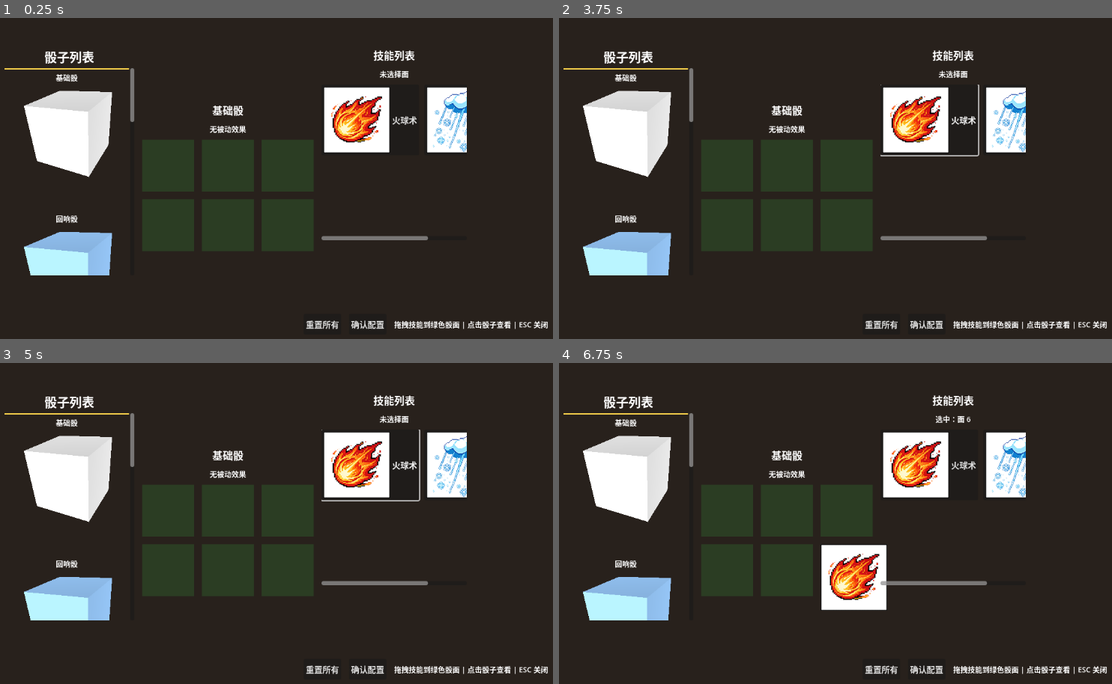
Above: before the commit, frames 1-4 (two rows, left to right).
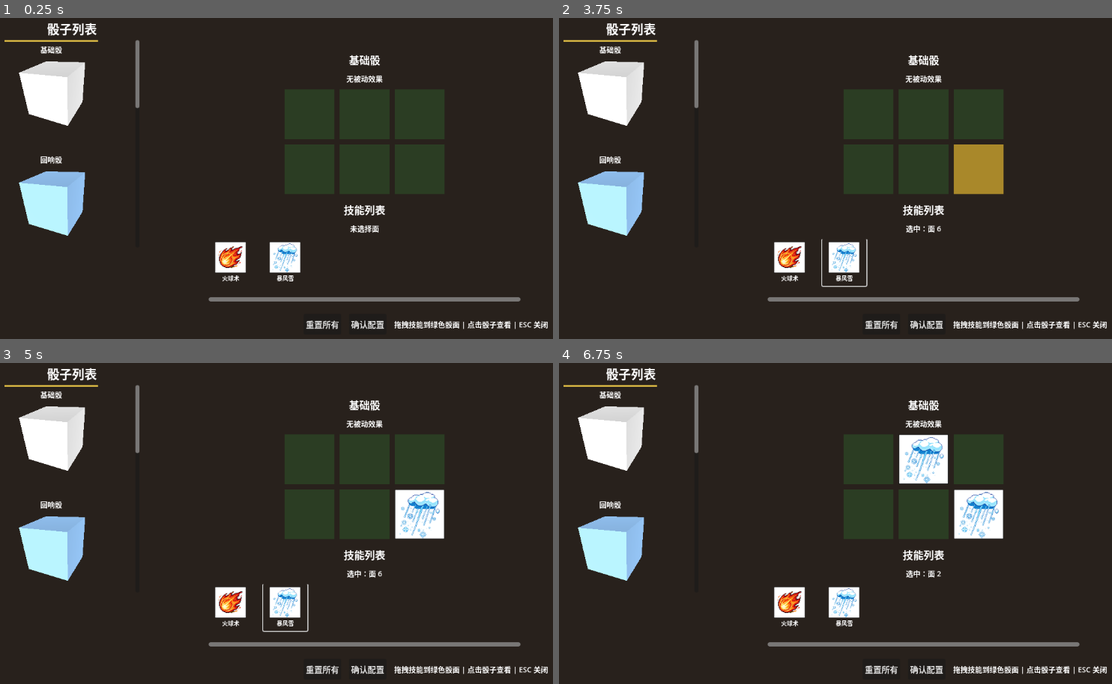
Above: after the commit, the same moments.

Repository: Beezui/trae_godot_dice
Game: Godot game, scene res://scenes/ui/skill_equip_ui_new.tscn
Two runs of this game, one before a commit and one after it. Both use one fixed random seed, a clock stepped at 60 frames per second and the inputs below. This scene is started directly instead of the project's main scene.
Inputs (mouse positions are in pixels of both pictures, inside the frame that each line leads up to; where the layout moved, square brackets give the same spot in the first picture):
- Up to frame 1 (0.25 s): no input
- Up to frame 2 (3.75 s): click (791, 261) [929, 120] at 0.5 s; click (846, 261) [1034, 120] at 1.25 s; click "重置所有" at 2 s; click "确认配置" at 2.75 s; tap Enter (ui_accept) at 3.5 s; move the mouse to (984, 159) at 3.52 s; hold Up (ui_up) from 3.53 s (still down); tap 1 at 3.6 s; click (984, 159) at 3.67 s
- Up to frame 3 (5 s): tap Enter (ui_accept) at 3.77, 4.25 s; release Up (ui_up) at 4.25 s; drag from (171, 539) to (265, 587) at 4.27 s
- Up to frame 4 (6.75 s): tap Enter (ui_accept) at 5, 5.75, 6.5 s; move the mouse to (912, 449) at 5.02 s; hold Up (ui_up) 5.03-5.75 s; tap 3 at 5.1 s; click (912, 449) at 5.17 s; drag from (824, 587) to (675, 472) at 5.77 s; move the mouse to (1034, 571) at 6.52 s; hold A from 6.53 s (still down); tap 5 at 6.6 s; click (1034, 571) at 6.67 s

The runs differ from the first frame. In frame 1, 29% of the frame differs, in the area x 0-95%, y 1-89%; in frame 2, 29%; in frame 3, 29%; in frame 4, 29%.

Commit message:
feat: 优化技能装配 UI 布局和尺寸
- 修复骰面插槽图标尺寸问题 (64x64 → 96x96)
- 放大技能列表图标 (50x50 → 60x60)
- 调整骰子 3D 视口尺寸 (240x240 → 180x180)
- 缩小左面板宽度 (300 → 260)
- 记录 layout_mode 导致尺寸失控的修复经验

Diff:
--- a/scenes/ui/skill_equip_ui_new.gd
+++ b/scenes/ui/skill_equip_ui_new.gd
@@ -19,7 +19,8 @@
 
 # 状态
 var selected_instance_id: int = -1  # 当前选中的骰子实例 ID
-var selected_face_index: int = -1   # 当前选中的骰子面 (0-5)
+var selected_face_index: int = -1
+# 当前选中的骰子面 (0-5)
 
 # 缓存
 var dice_buttons = {}      # { instance_id: Button }
@@ -35,11 +36,11 @@
 		print_tree()
 		return
 
-	dice_info_label = $MainContainer/CenterPanel/DiceInfoLabel as Label
-	effect_label = $MainContainer/CenterPanel/EffectLabel as Label
-	skill_grid_container = $MainContainer/RightPanel/SkillScrollContainer/SkillGridContainer as GridContainer
-	selected_face_label = $MainContainer/RightPanel/SelectedFaceLabel as Label
-	face_grid_container = $MainContainer/CenterPanel/FaceGridContainer as VBoxContainer
+	dice_info_label = $MainContainer/RightPanel/FaceGridContainer/DiceInfoLabel as Label
+	effect_label = $MainContainer/RightPanel/FaceGridContainer/EffectLabel as Label
+	skill_grid_container = $MainContainer/RightPanel/SkillPanel/SkillScrollContainer/SkillGridContainer as GridContainer
+	selected_face_label = $MainContainer/RightPanel/SkillPanel/SelectedFaceLabel as Label
+	face_grid_container = $MainContainer/RightPanel/FaceGridContainer as VBoxContainer
 
 	_init_face_slots()
 	_setup_ui()
@@ -148,7 +149,7 @@
 	# 创建 SubViewport（渲染 3D 内容）
 	var viewport = SubViewport.new()
 	viewport.name = "DiceViewport"
-	viewport.size = Vector2(240, 240)  # 视窗尺寸
+	viewport.size = Vector2(180, 180)  # 视窗尺寸
 	viewport.transparent_bg = true
 	viewport.canvas_item_default_texture_filter = CanvasItem.TEXTURE_FILTER_NEAREST
 	viewport.render_target_update_mode = SubViewport.UPDATE_ALWAYS
@@ -160,7 +161,7 @@
 	# 使用 SubViewportContainer 包裹 SubViewport
 	var sv_container = SubViewportContainer.new()
 	sv_container.name = "DiceSubViewportContainer"
-	sv_container.custom_minimum_size = Vector2(240, 240)
+	sv_container.custom_minimum_size = Vector2(180, 180)
 	sv_container.size_flags_horizontal = Control.SIZE_SHRINK_CENTER
 	sv_container.size_flags_vertical = Control.SIZE_FILL
 	sv_container.stretch = true
@@ -446,10 +447,14 @@
 
 	var texture_rect = TextureRect.new()
 	texture_rect.texture = load(icon_path)
-	texture_rect.stretch_mode = TextureRect.STRETCH_KEEP_ASPECT_CENTERED
-	texture_rect.size_flags_horizontal = Control.SIZE_EXPAND_FILL
-	texture_rect.size_flags_vertical = Control.SIZE_EXPAND_FILL
+	texture_rect.stretch_mode = TextureRect.STRETCH_KEEP_ASPECT_CENTERED  # 保持_aspect_居中
+	texture_rect.expand_mode = TextureRect.EXPAND_IGNORE_SIZE
+	texture_rect.size = Vector2(96, 96)  # 与插槽尺寸一致
+	texture_rect.position = Vector2.ZERO
 	slot.add_child(texture_rect)
+
+	# 调试输出：检查插槽和图标尺寸
+	print("【技能 UI】设置插槽纹理：slot size=", slot.size, " custom_min_size=", slot.custom_minimum_size, " texture size=", texture_rect.size)
 
 
 ## 刷新技能列表
@@ -485,16 +490,57 @@
 func _create_skill_button(skill_id: String) -> Button:
 	var button = Button.new()
 	button.name = "SkillBtn_%s" % skill_id
-	button.custom_minimum_size = Vector2(80, 50)
-	button.text = _get_skill_name(skill_id)
-	button.tooltip_text = "%s\n(ID: %s)\n点击或拖拽到骰面配置" % [_get_skill_name(skill_id), skill_id]
-
-	# 加载技能图标
+	button.custom_minimum_size = Vector2(85, 90)
+	button.text = ""
+	button.flat = true  # 移除按钮默认背景
+
+	# 布局：VBoxContainer（图标在上，名字在下）
+	var vbox = VBoxContainer.new()
+	vbox.name = "VBox"
+	vbox.set_anchors_preset(Control.PRESET_FULL_RECT)
+	vbox.add_theme_constant_override("separation", 2)  # 减小间距
+	vbox.alignment = BoxContainer.ALIGNMENT_CENTER  # 子节点水平居中
+	vbox.mouse_filter = Control.MOUSE_FILTER_IGNORE  # 不阻挡点击
+	button.add_child(vbox)
+
+	# 图标容器（固定高度 50）
+	var icon_container = Control.new()
+	icon_container.name = "IconContainer"
+	icon_container.custom_minimum_size = Vector2(60, 60)
+	icon_container.size_flags_horizontal = Control.SIZE_SHRINK_CENTER
+	icon_container.size_flags_vertical = 0  # 不垂直扩展
+	icon_container.mouse_filter = Control.MOUSE_FILTER_IGNORE  # 不阻挡点击
+	vbox.add_child(icon_container)
+
+	# 图标
+	var icon_tex = null
 	var icon_path = _get_skill_icon_path(skill_id)
 	if icon_path and FileAccess.file_exists(icon_path):
-		var tex = load(icon_path)
-		if tex:
-			button.icon = tex
+		icon_tex = load(icon_path)
+	if icon_tex:
+		var icon_rect = TextureRect.new()
+		icon_rect.name = "SkillIcon"
+		icon_rect.texture = icon_tex
+		icon_rect.stretch_mode = TextureRect.STRETCH_KEEP_ASPECT_CENTERED
+		icon_rect.expand_mode = TextureRect.EXPAND_IGNORE_SIZE
+		icon_rect.size = Vector2(60, 60)
+		icon_rect.position = Vector2.ZERO
+		icon_rect.mouse_filter = Control.MOUSE_FILTER_IGNORE  # 不阻挡点击
+		icon_container.add_child(icon_rect)
+
+	# 技能名
+	var name_label = Label.new()
+	name_label.name = "SkillName"
+	name_label.text = _get_skill_name(skill_id)
+	name_label.horizontal_alignment = HORIZONTAL_ALIGNMENT_CENTER
+	name_label.add_theme_font_size_override("font_size", 11)
+	name_label.autowrap_mode = TextServer.AUTOWRAP_OFF  # 禁用自动换行
+	name_label.size_flags_horizontal = Control.SIZE_SHRINK_CENTER
+	name_label.size_flags_vertical = Control.SIZE_SHRINK_CENTER
+	name_label.mouse_filter = Control.MOUSE_FILTER_IGNORE  # 不阻挡点击
+	vbox.add_child(name_label)
+
+	button.tooltip_text = "%s\n(ID: %s)\n点击或拖拽到骰面配置" % [_get_skill_name(skill_id), skill_id]
 
 	# 启用拖拽
 	button.set_drag_forwarding(Callable(_can_drop_data_fw_skill), Callable(_get_drag_data_fw_skill), Callable(_drop_data_fw_skill))
@@ -518,10 +564,10 @@
 		"preview": null
 	}
 
-	# 查找点击的技能按钮
+	# 查找点击的技能按钮（使用局部坐标）
 	for skill_id in skill_buttons:
 		var btn = skill_buttons[skill_id]
-		if btn and btn.get_global_rect().has_point(at_position + global_position):
+		if btn and btn.visible and btn.get_rect().has_point(at_position):
 			drag_data["skill_id"] = skill_id
 
 			# 创建拖拽预览（使用 Label 显示技能名称）
@@ -595,8 +641,14 @@
 
 ## 技能按钮点击事件
 func _on_skill_button_pressed(skill_id: String):
-	if selected_instance_id == -1 or selected_face_index == -1:
-		return
+	print("【技能 UI】点击技能：", skill_id, " 选中骰子：", selected_instance_id, " 选中面：", selected_face_index)
+	if selected_instance_id == -1:
+		print("【技能 UI】未选择骰子，请先点击左侧骰子列表")
+		return
+	if selected_face_index == -1:
+		print("【技能 UI】未选择骰子面，请先点击绿色骰面")
+		return
+	print("【技能 UI】装配技能：", skill_id, " -> 面 ", selected_face_index + 1)
 	PlayerData.assign_skill_to_face(selected_instance_id, selected_face_index, skill_id)
 	_refresh_face_slots(PlayerData.get_dice_instance(selected_instance_id))
 	_refresh_dice_list()
--- a/scenes/ui/skill_equip_ui_new.tscn
+++ b/scenes/ui/skill_equip_ui_new.tscn
@@ -32,130 +32,138 @@
 theme_override_constants/separation = 15
 
 [node name="LeftPanel" type="VBoxContainer" parent="MainContainer" unique_id=1875600336]
-custom_minimum_size = Vector2(250, 500)
-size_flags_horizontal = 4
-size_flags_vertical = 4
+custom_minimum_size = Vector2(260, 500)
+layout_mode = 2
+size_flags_horizontal = 0
 
 [node name="TitleLabel" type="Label" parent="MainContainer/LeftPanel" unique_id=1006989589]
+layout_mode = 2
 theme_override_font_sizes/font_size = 24
 text = "骰子列表"
 horizontal_alignment = 1
 
 [node name="DiceListScroll" type="ScrollContainer" parent="MainContainer/LeftPanel" unique_id=264645242]
-custom_minimum_size = Vector2(250, 400)
+custom_minimum_size = Vector2(260, 400)
+layout_mode = 2
 size_flags_horizontal = 4
 size_flags_vertical = 5
 
 [node name="DiceListContainer" type="VBoxContainer" parent="MainContainer/LeftPanel/DiceListScroll" unique_id=21762632]
+layout_mode = 2
 size_flags_horizontal = 4
 size_flags_vertical = 4
 theme_override_constants/separation = 6
 
-[node name="CenterPanel" type="VBoxContainer" parent="MainContainer" unique_id=1397908733]
+[node name="RightPanel" type="VBoxContainer" parent="MainContainer" unique_id=845354478]
+layout_mode = 2
+size_flags_horizontal = 6
+size_flags_vertical = 4
+theme_override_constants/separation = 15
+
+[node name="FaceGridContainer" type="VBoxContainer" parent="MainContainer/RightPanel" unique_id=1766866796]
+layout_mode = 2
+size_flags_horizontal = 4
+size_flags_vertical = 0
+theme_override_constants/separation = 10
+
+[node name="DiceInfoLabel" type="Label" parent="MainContainer/RightPanel/FaceGridContainer" unique_id=372428519]
+layout_mode = 2
+theme_override_font_sizes/font_size = 20
+text = "选择一个骰子"
+horizontal_alignment = 1
+
+[node name="EffectLabel" type="Label" parent="MainContainer/RightPanel/FaceGridContainer" unique_id=1770272402]
+layout_mode = 2
+theme_override_font_sizes/font_size = 14
+horizontal_alignment = 1
+
+[node name="TopRow" type="HBoxContainer" parent="MainContainer/RightPanel/FaceGridContainer" unique_id=1392369700]
+layout_mode = 1
+size_flags_horizontal = 4
+theme_override_constants/separation = 10
+
+[node name="FaceSlot_0" type="ColorRect" parent="MainContainer/RightPanel/FaceGridContainer/TopRow" unique_id=1454797779]
+custom_minimum_size = Vector2(96, 96)
+layout_mode = 1
+size_flags_horizontal = 4
+size_flags_vertical = 4
+color = Color(0.2, 0.5, 0.2, 0.3)
+
+[node name="FaceSlot_1" type="ColorRect" parent="MainContainer/RightPanel/FaceGridContainer/TopRow" unique_id=1782582522]
+custom_minimum_size = Vector2(96, 96)
+layout_mode = 1
+size_flags_horizontal = 4
+size_flags_vertical = 4
+color = Color(0.2, 0.5, 0.2, 0.3)
+
+[node name="FaceSlot_2" type="ColorRect" parent="MainContainer/RightPanel/FaceGridContainer/TopRow" unique_id=1105244402]
+custom_minimum_size = Vector2(96, 96)
+layout_mode = 1
+size_flags_horizontal = 4
+size_flags_vertical = 4
+color = Color(0.2, 0.5, 0.2, 0.3)
+
+[node name="BottomRow" type="HBoxContainer" parent="MainContainer/RightPanel/FaceGridContainer" unique_id=1531228868]
+layout_mode = 1
+size_flags_horizontal = 4
+theme_override_constants/separation = 10
+
+[node name="FaceSlot_3" type="ColorRect" parent="MainContainer/RightPanel/FaceGridContainer/BottomRow" unique_id=1625322574]
+custom_minimum_size = Vector2(96, 96)
+layout_mode = 1
+size_flags_horizontal = 4
+size_flags_vertical = 4
+color = Color(0.2, 0.5, 0.2, 0.3)
+
+[node name="FaceSlot_4" type="ColorRect" parent="MainContainer/RightPanel/FaceGridContainer/BottomRow" unique_id=1107478801]
+custom_minimum_size = Vector2(96, 96)
+layout_mode = 1
+size_flags_horizontal = 4
+size_flags_vertical = 4
+color = Color(0.2, 0.5, 0.2, 0.3)
+
+[node name="FaceSlot_5" type="ColorRect" parent="MainContainer/RightPanel/FaceGridContainer/BottomRow" unique_id=885505864]
+custom_minimum_size = Vector2(96, 96)
+layout_mode = 1
+size_flags_horizontal = 4
+size_flags_vertical = 4
+color = Color(0.2, 0.5, 0.2, 0.3)
+
+[node name="SkillPanel" type="VBoxContainer" parent="MainContainer/RightPanel" unique_id=845354479]
 layout_mode = 2
 size_flags_horizontal = 4
 size_flags_vertical = 4
 theme_override_constants/separation = 10
 
-[node name="DiceInfoLabel" type="Label" parent="MainContainer/CenterPanel" unique_id=372428519]
+[node name="SkillTitleLabel" type="Label" parent="MainContainer/RightPanel/SkillPanel" unique_id=1810317090]
+custom_minimum_size = Vector2(0, 30)
 layout_mode = 2
-theme_override_font_sizes/font_size = 20
-text = "选择一个骰子"
-horizontal_alignment = 1
-
-[node name="EffectLabel" type="Label" parent="MainContainer/CenterPanel" unique_id=1770272402]
-layout_mode = 2
-theme_override_font_sizes/font_size = 14
-horizontal_alignment = 1
-
-[node name="FaceGridContainer" type="VBoxContainer" parent="MainContainer/CenterPanel" unique_id=1766866796]
-layout_mode = 2
-size_flags_horizontal = 5
-size_flags_vertical = 5
-theme_override_constants/separation = 15
-
-[node name="TopRow" type="HBoxContainer" parent="MainContainer/CenterPanel/FaceGridContainer" unique_id=1392369700]
-layout_mode = 2
-size_flags_horizontal = 5
-theme_override_constants/separation = 15
-
-[node name="FaceSlot_0" type="ColorRect" parent="MainContainer/CenterPanel/FaceGridContainer/TopRow" unique_id=1454797779]
-custom_minimum_size = Vector2(100, 100)
-layout_mode = 2
-size_flags_horizontal = 5
-size_flags_vertical = 5
-color = Color(0.2, 0.5, 0.2, 0.3)
-
-[node name="FaceSlot_1" type="ColorRect" parent="MainContainer/CenterPanel/FaceGridContainer/TopRow" unique_id=1782582522]
-custom_minimum_size = Vector2(100, 100)
-layout_mode = 2
-size_flags_horizontal = 5
-size_flags_vertical = 5
-color = Color(0.2, 0.5, 0.2, 0.3)
-
-[node name="FaceSlot_2" type="ColorRect" parent="MainContainer/CenterPanel/FaceGridContainer/TopRow" unique_id=1105244402]
-custom_minimum_size = Vector2(100, 100)
-layout_mode = 2
-size_flags_horizontal = 5
-size_flags_vertical = 5
-color = Color(0.2, 0.5, 0.2, 0.3)
-
-[node name="BottomRow" type="HBoxContainer" parent="MainContainer/CenterPanel/FaceGridContainer" unique_id=1531228868]
-layout_mode = 2
-size_flags_horizontal = 5
-theme_override_constants/separation = 15
-
-[node name="FaceSlot_3" type="ColorRect" parent="MainContainer/CenterPanel/FaceGridContainer/BottomRow" unique_id=1625322574]
-custom_minimum_size = Vector2(100, 100)
-layout_mode = 2
-size_flags_horizontal = 5
-size_flags_vertical = 5
-color = Color(0.2, 0.5, 0.2, 0.3)
-
-[node name="FaceSlot_4" type="ColorRect" parent="MainContainer/CenterPanel/FaceGridContainer/BottomRow" unique_id=1107478801]
-custom_minimum_size = Vector2(100, 100)
-layout_mode = 2
-size_flags_horizontal = 5
-size_flags_vertical = 5
-color = Color(0.2, 0.5, 0.2, 0.3)
-
-[node name="FaceSlot_5" type="ColorRect" parent="MainContainer/CenterPanel/FaceGridContainer/BottomRow" unique_id=885505864]
-custom_minimum_size = Vector2(100, 100)
-layout_mode = 2
-size_flags_horizontal = 5
-size_flags_vertical = 5
-color = Color(0.2, 0.5, 0.2, 0.3)
-
-[node name="RightPanel" type="VBoxContainer" parent="MainContainer" unique_id=845354478]
-custom_minimum_size = Vector2(280, 500)
-size_flags_horizontal = 4
-size_flags_vertical = 4
-theme_override_constants/separation = 10
-
-[node name="SkillTitleLabel" type="Label" parent="MainContainer/RightPanel" unique_id=1810317090]
-custom_minimum_size = Vector2(0, 30)
 theme_override_font_sizes/font_size = 20
 text = "技能列表"
 horizontal_alignment = 1
 
-[node name="SelectedFaceLabel" type="Label" parent="MainContainer/RightPanel" unique_id=1573592992]
+[node name="SelectedFaceLabel" type="Label" parent="MainContainer/RightPanel/SkillPanel" unique_id=1573592992]
 custom_minimum_size = Vector2(0, 20)
+layout_mode = 2
 theme_override_font_sizes/font_size = 14
 text = "未选择面"
 horizontal_alignment = 1
 
-[node name="SkillScrollContainer" type="ScrollContainer" parent="MainContainer/RightPanel" unique_id=1229407616]
-custom_minimum_size = Vector2(280, 300)
+[node name="SkillScrollContainer" type="ScrollContainer" parent="MainContainer/RightPanel/SkillPanel" unique_id=1229407616]
+custom_minimum_size = Vector2(600, 120)
+layout_mode = 2
 size_flags_horizontal = 4
-size_flags_vertical = 4
+size_flags_vertical = 0
+horizontal_scroll_mode = 2
 
-[node name="SkillGridContainer" type="GridContainer" parent="MainContainer/RightPanel/SkillScrollContainer" unique_id=1473780463]
+[node name="SkillGridContainer" type="GridContainer" parent="MainContainer/RightPanel/SkillPanel/SkillScrollContainer" unique_id=1473780463]
+custom_minimum_size = Vector2(600, 90)
+layout_mode = 2
 size_flags_horizontal = 4
-size_flags_vertical = 4
-custom_minimum_size = Vector2(250, 300)
-theme_override_constants/h_separation = 10
+size_flags_vertical = 0
+theme_override_constants/h_separation = 20
 theme_override_constants/v_separation = 10
-columns = 3
+columns = 6
 
 [node name="BottomBar" type="HBoxContainer" parent="." unique_id=94416775]
 layout_mode = 0
Not shown, added: memory/dice_face_slot_layout_fix.md
